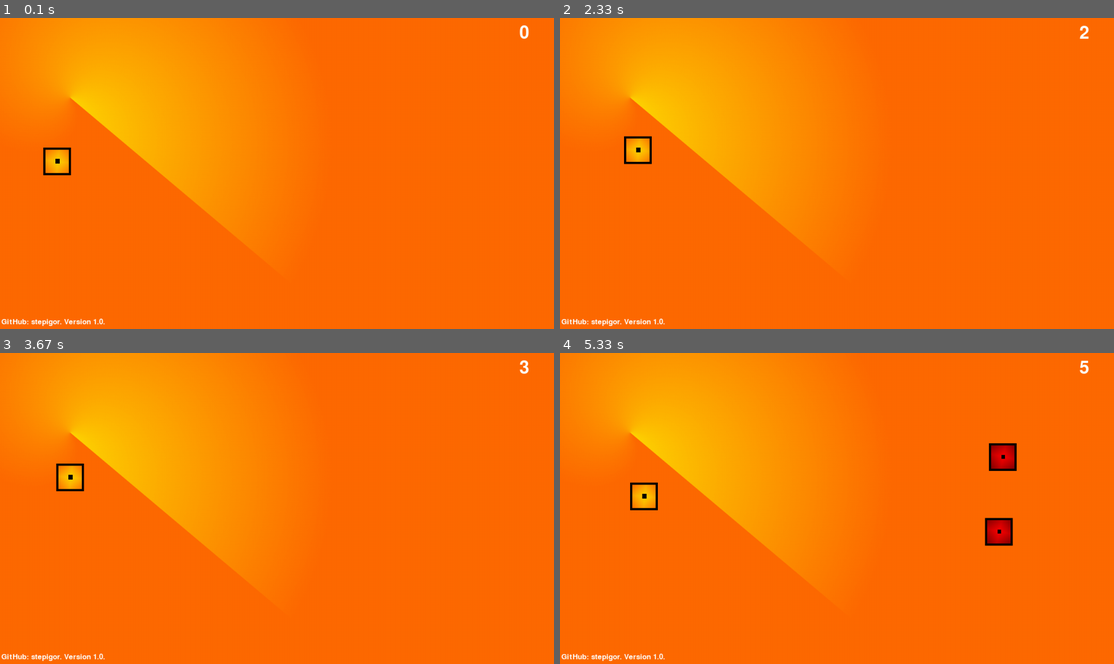
Above: before the commit, frames 1-4 (two rows, left to right).
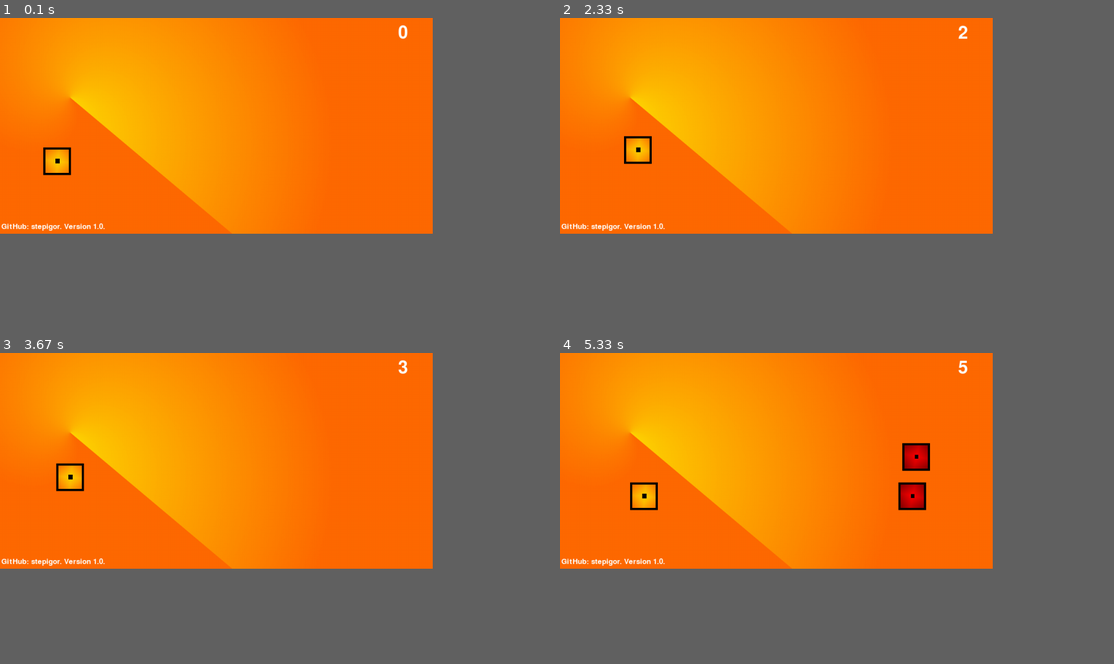
Above: after the commit, the same moments.

Repository: NastyaOu/simplepygame
Game: pygame game, started from game.py
Same seed, same stepped clock (60 frames per second), same inputs: the game is played once before the commit and once after it.
Inputs:
- Up to frame 1 (0.1 s): no input
- Up to frame 2 (2.33 s): hold D 0.33-0.8 s; hold W 0.83-1.13 s; hold D 1.17-1.63 s; hold A 1.67-2.2 s; hold S from 2.23 s (still down)
- Up to frame 3 (3.67 s): release S at 2.53 s; hold A 2.57-2.97 s; hold W 3-3.37 s; hold D from 3.4 s (still down)
- Up to frame 4 (5.33 s): release D at 4.03 s; hold S 4.07-4.43 s; hold A 4.47-4.93 s; hold D from 4.97 s (still down)
In our replay, the window is 900x506 before the commit and 703x351 after it. These sizes can differ from the game's own. Grey fills any space a smaller window leaves; there, only what the larger window draws over its background counts as a difference.

The runs differ from the first frame. In frame 1, 0.6% of the frame differs, in the area x 0-96%, y 2-100%; in frame 2, 0.6%; in frame 3, 0.6%; in frame 4, 2.4%.

Commit message:
Screen FIX

Diff:
--- a/game.py
+++ b/game.py
@@ -28,7 +28,7 @@
 
 
 pygame.init()
-screen = pygame.display.set_mode((1280, 720), 0, 32)
+screen = pygame.display.set_mode((1000, 500), 0, 32)
 pygame.display.set_caption("First Python Game!")
 back = pygame.image.load('back.png')
 gameover = pygame.image.load('gameover.png')
@@ -54,33 +54,33 @@
                 enemy1
                 enemy2
             except:
-                enemy1 = Person(1000, 200, 0.5, 'enemy.png')
-                enemy2 = Person(1000, 400, 1, 'enemy.png')
+                enemy1 = Person(800, 200, 0.5, 'enemy.png')
+                enemy2 = Person(800, 300, 1, 'enemy.png')
                 allplayers.append(enemy1)
                 allplayers.append(enemy2)
         if score == 30:
             try:
                 enemy3
             except:
-                enemy3 = Person(random.randint(0, 1200), random.randint(0, 650), 1, 'enemy.png')
+                enemy3 = Person(random.randint(0, 900), random.randint(0, 400), 1, 'enemy.png')
                 allplayers.append(enemy3)
         if score == 50:
             try:
                 enemy4
             except:
-                enemy4 = Person(random.randint(0, 1200), random.randint(0, 650), random.randint(1, 2), 'enemy.png')
+                enemy4 = Person(random.randint(0, 900), random.randint(0, 400), random.randint(1, 2), 'enemy.png')
                 allplayers.append(enemy4)
         if score == 70:
             try:
                 enemy5
             except:
-                enemy5 = Person(random.randint(0, 1200), random.randint(0, 650), random.randint(1, 3), 'enemy.png')
+                enemy5 = Person(random.randint(0, 900), random.randint(0, 400), random.randint(1, 3), 'enemy.png')
                 allplayers.append(enemy5)
         if score == 100:
             try:
                 enemy6
             except:
-                enemy6 = Person(random.randint(0, 1200), random.randint(0, 650), random.randint(2, 5), 'enemy.png')
+                enemy6 = Person(random.randint(0, 900), random.randint(0, 400), random.randint(2, 5), 'enemy.png')
                 allplayers.append(enemy6)
 
         time1 = time.time()
@@ -95,17 +95,17 @@
                 item.move()
 
         keys_pressed = pygame.key.get_pressed()
-        if keys_pressed[K_d] and player.x < 1216:
+        if keys_pressed[K_d] and player.x < 936:
             player.x += player.speed
         if keys_pressed[K_a] and player.x > 0:
             player.x -= player.speed
         if keys_pressed[K_w] and player.y > 0:
             player.y -= player.speed
-        if keys_pressed[K_s] and player.y < 656:
+        if keys_pressed[K_s] and player.y < 436:
             player.y += player.speed
 
-        screen.blit(abouttext, (3, 695))
-        screen.blit(scoretext, (1200, 15))
+        screen.blit(abouttext, (3, 475))
+        screen.blit(scoretext, (920, 15))
 
     else:
 
Binary file changed: back.png
Binary file changed: gameover.png
